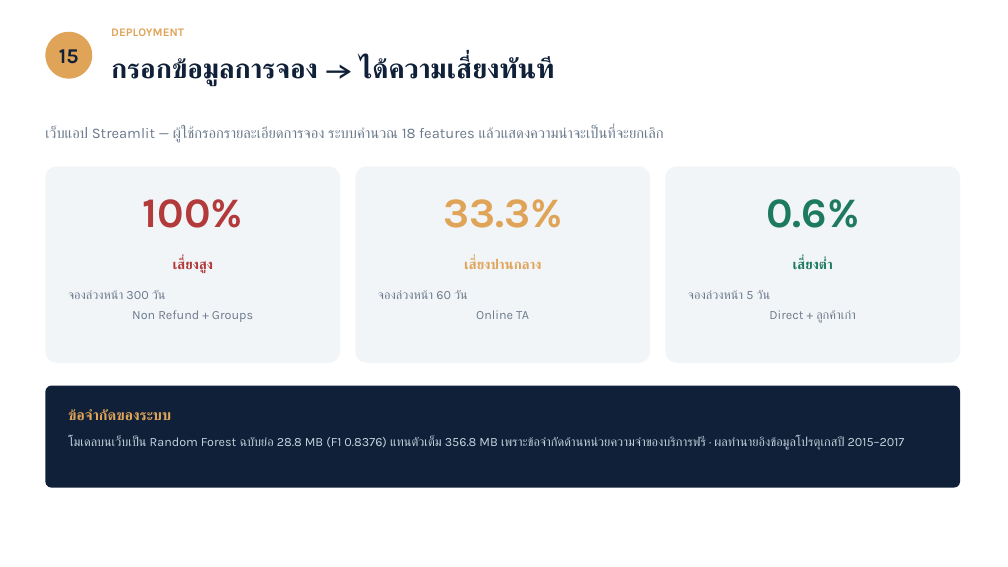
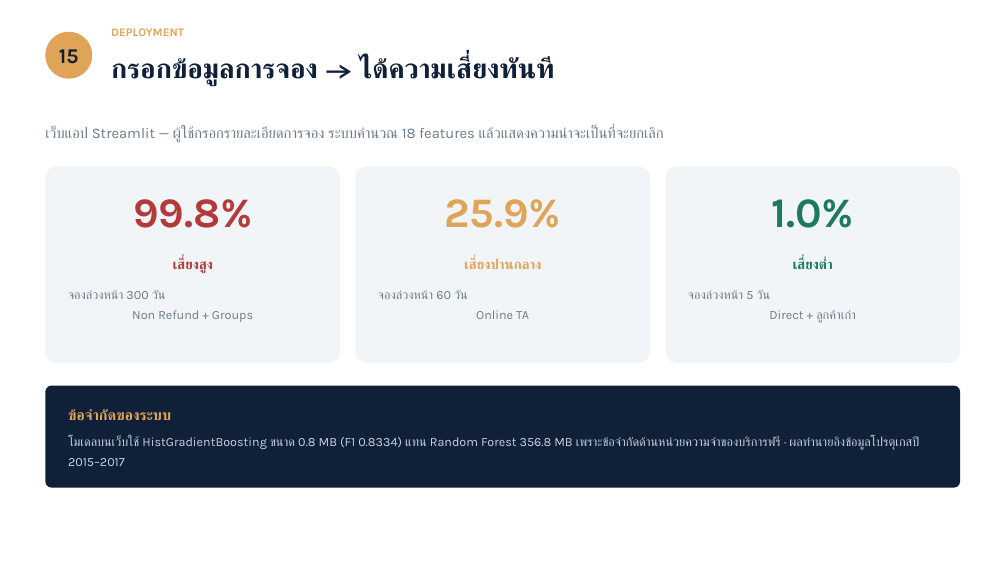
Before and after one commit to Hake2549/ML, a slide deck: slide 15 of slides/Hotel-Booking-Cancellation-Prediction.pptx. Drawn at 1008x567 pixels with LibreOffice and Linux fonts; fonts in the diff are those of the drawing. Boxes give left, top, right and bottom in pixels: in the first picture for what was removed or moved away, otherwise in the second. Text is boxed around its words. In the diff, an @@ line names an element or a change of style, - is before the commit and + after.

Commit message:
Revert "Drop Dummy and HistGradientBoosting from the whole project"
This reverts commit 3b1f2a86e98d934c4218596878dfd3434eddf85b.

```diff
--- a/slides/Hotel-Booking-Cancellation-Prediction.pptx
+++ b/slides/Hotel-Booking-Cancellation-Prediction.pptx
@@ text at [133, 199, 252, 228]: text changed @@
-100%
+99.8%
@@ text at [444, 199, 561, 228]: text changed @@
-33.3%
+25.9%
@@ text at [771, 199, 854, 228]: text changed @@
-0.6%
+1.0%
@@ text at [68, 437, 918, 466]: text changed @@
-โมเดลบนเว็บเป็น Random Forest ฉบับย่อ 28.8 MB (F1 0.8376) แทนตัวเต็ม 356.8 MB เพราะข้อจำกัดด้านหน่วยความจำของบริการฟรี · ผลทำนายอิงข้อมูลโปรตุเกสปี 2015–2017
+โมเดลบนเว็บใช้ HistGradientBoosting ขนาด 0.8 MB (F1 0.8334) แทน Random Forest 356.8 MB เพราะข้อจำกัดด้านหน่วยความจำของบริการฟรี · ผลทำนายอิงข้อมูลโปรตุเกสปี 2015–2017
```
Also in this commit, not shown: 4 other slides changed, 20 other files.
